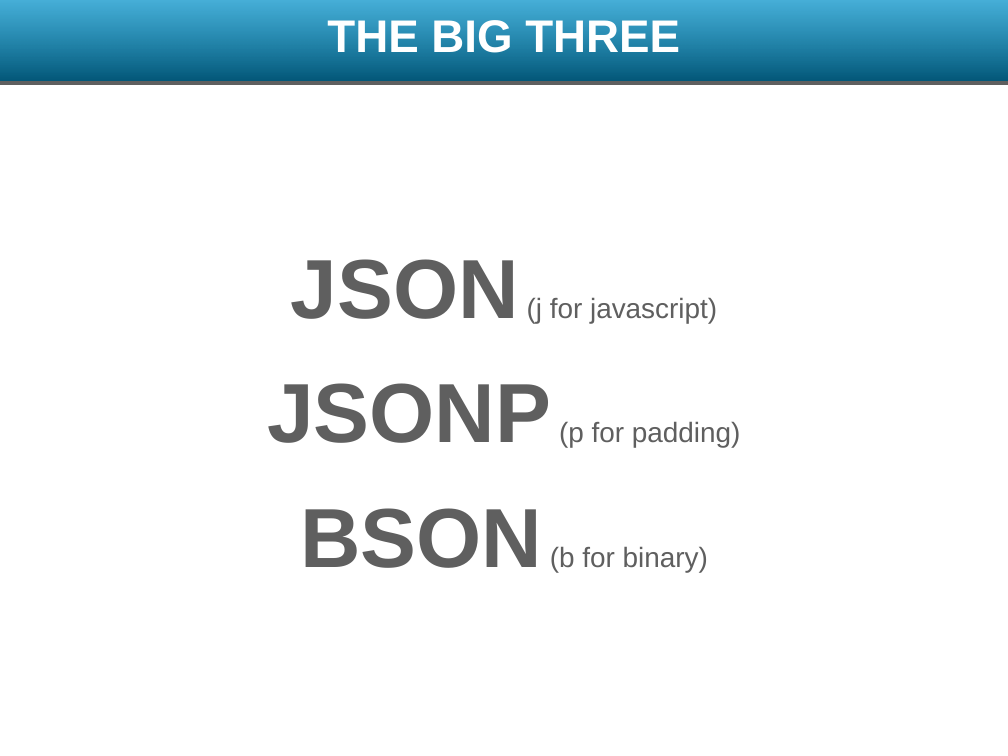
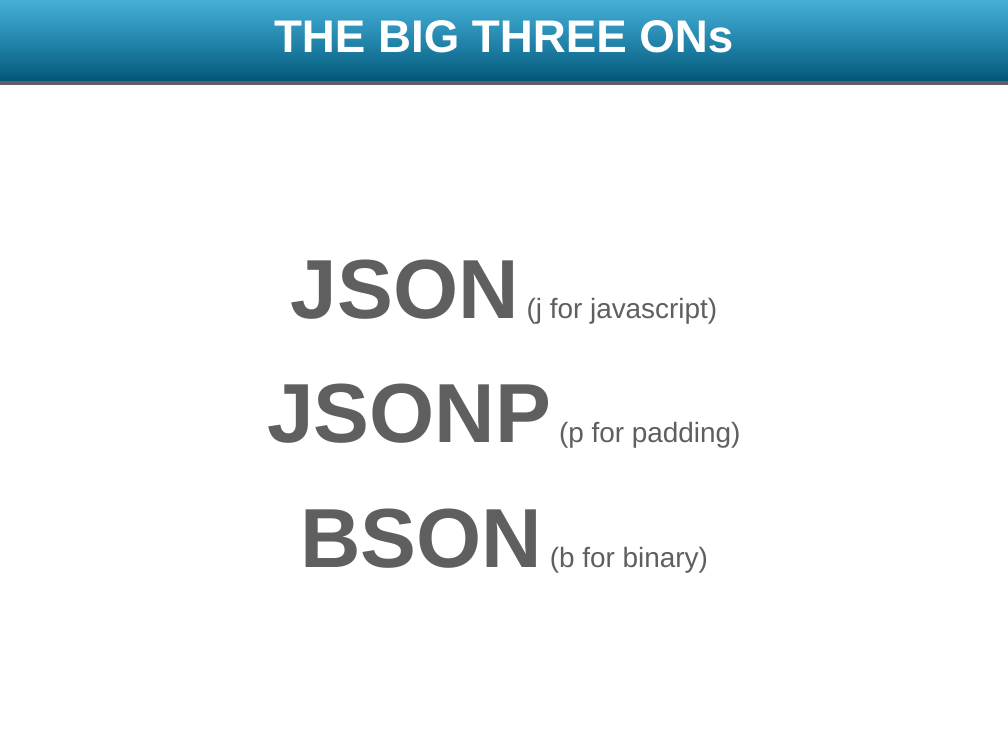
Before and after one commit to meghangill/klmugs, a slide deck: slide 6 of presentations/klmug-11/JSON.pptx. Drawn at 1008x756 pixels with LibreOffice and Linux fonts; fonts in the diff are those of the drawing; background and template pictures are left out. Boxes give left, top, right and bottom in pixels: in the first picture for what was removed or moved away, otherwise in the second. Text is boxed around its words. In the diff, an @@ line names an element or a change of style, - is before the commit and + after.

```diff
--- a/presentations/klmug-11/JSON.pptx
+++ b/presentations/klmug-11/JSON.pptx
@@ text at [274,20,733,61]: text changed @@
-THE BIG THREE
+THE BIG THREE ONs
```
Also in this commit, not shown: 6 other slides changed, 10 slides added, 6 slides removed, 2 other files.
